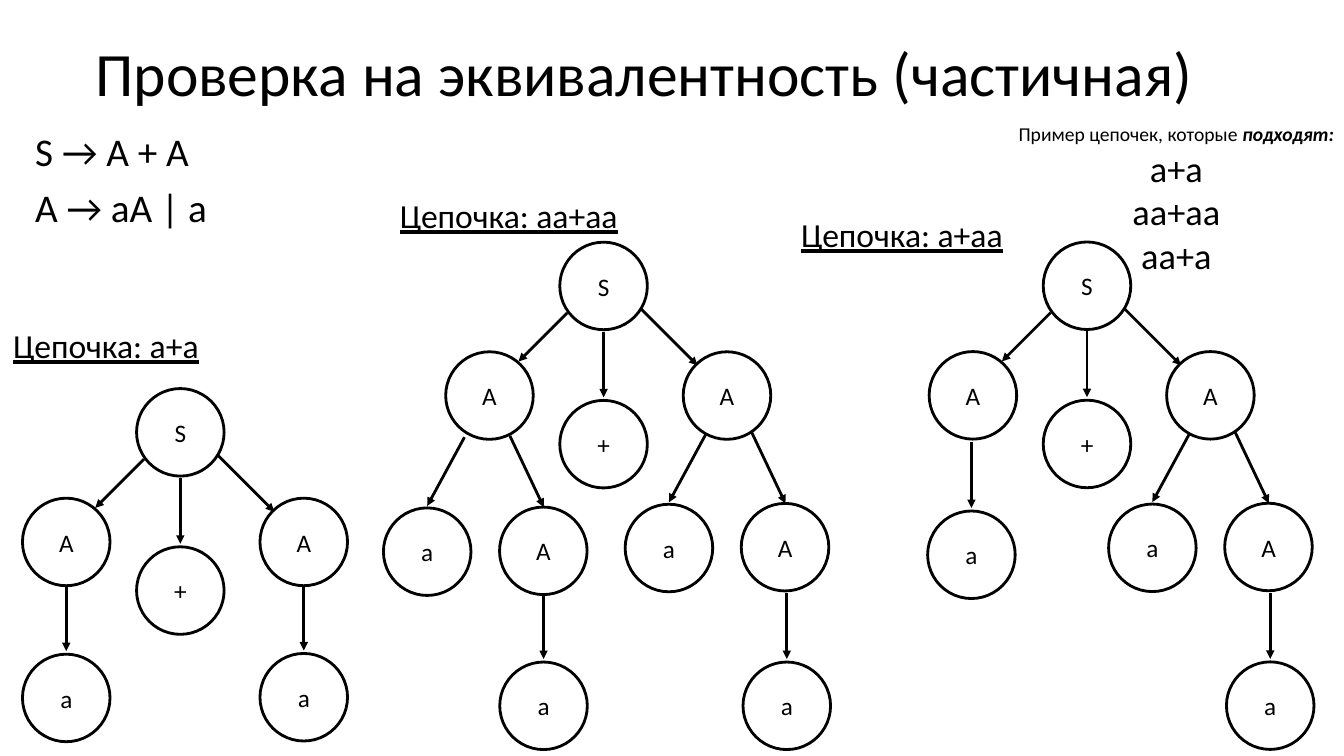
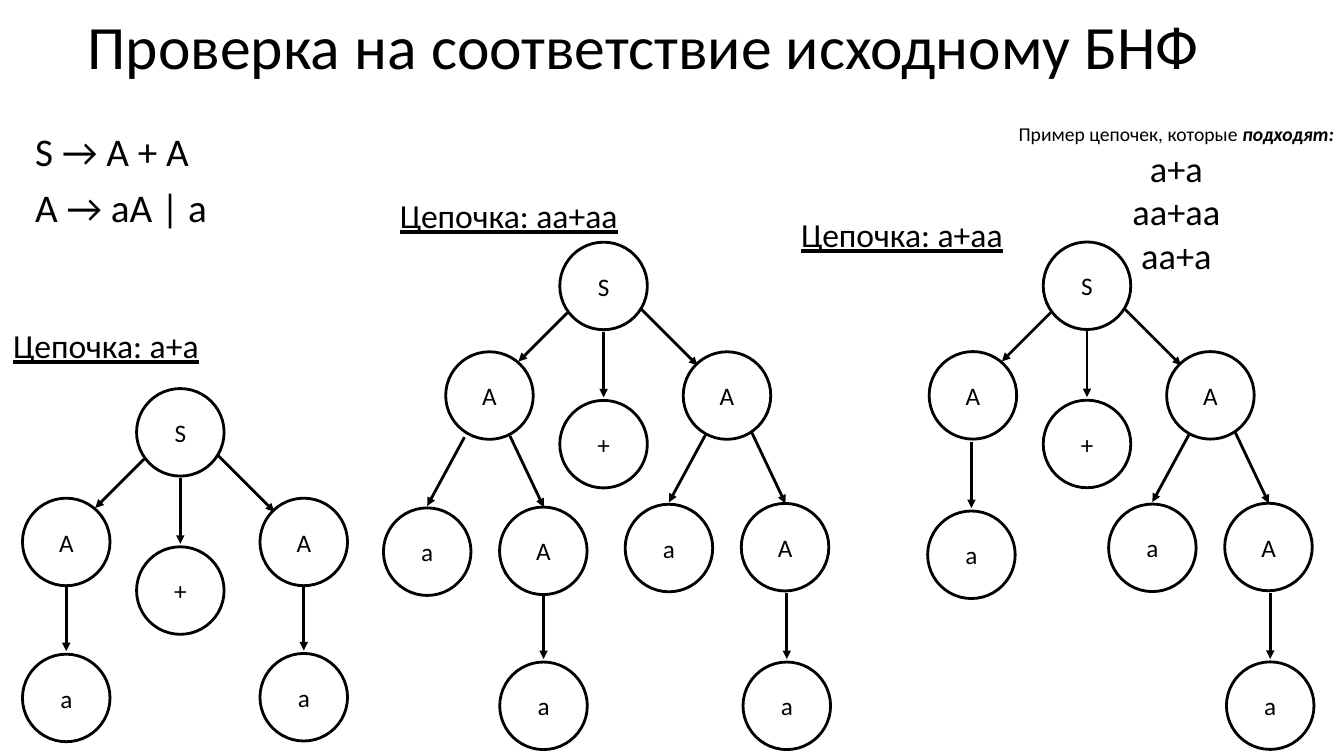
Before and after one commit to goddamnteam/korzun, a slide deck: slide 12 of task6.pptx (slide 11 before the commit). Drawn at 1344x756 pixels with LibreOffice and Linux fonts; fonts in the diff are those of the drawing. Boxes give left, top, right and bottom in pixels: in the first picture for what was removed or moved away, otherwise in the second. Text is boxed around its words. In the diff, an @@ line names an element or a change of style, - is before the commit and + after.

```diff
--- a/task6.pptx
+++ b/task6.pptx
@@ title at (88,27,1198,79): text changed @@
-Проверка на эквивалентность (частичная)
+Проверка на соответствие исходному БНФ
```
Also in this commit, not shown: 3 other slides changed, 1 slide added.
